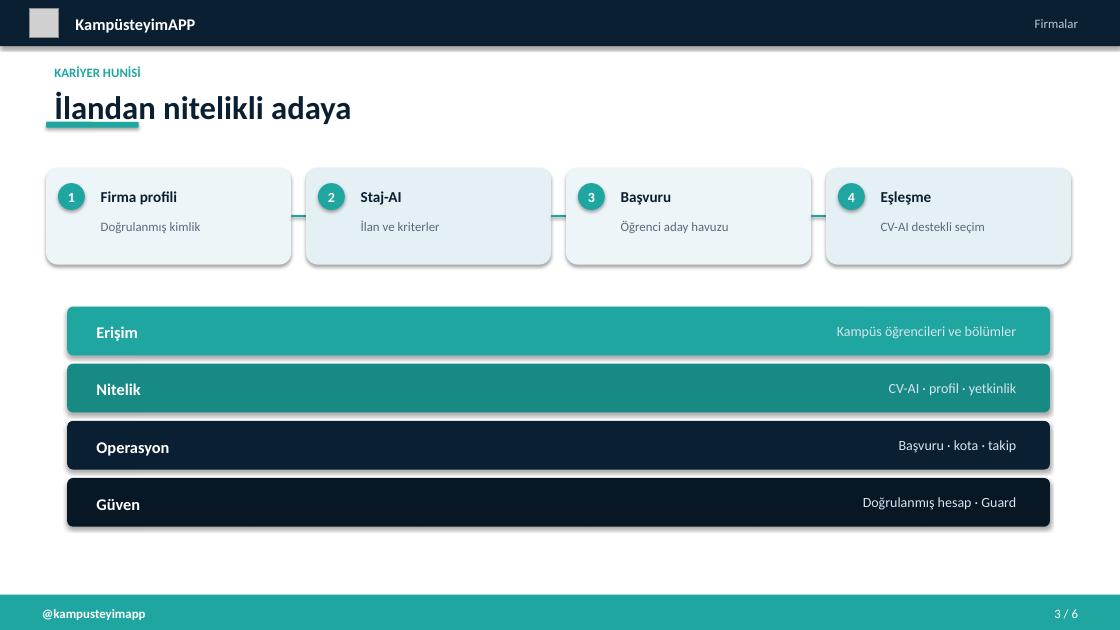
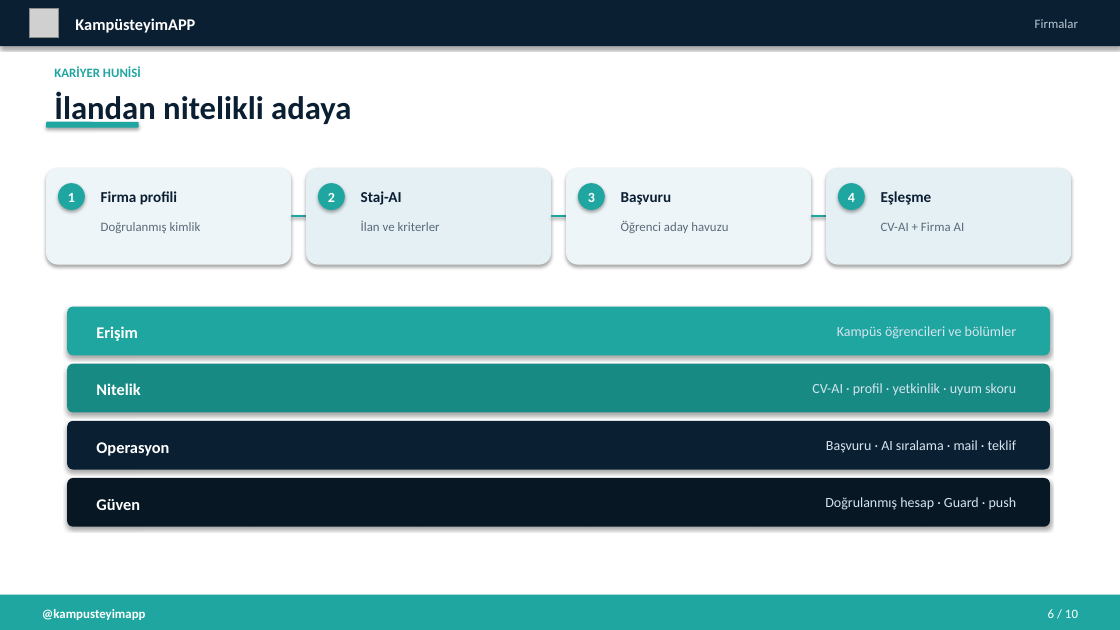
Before and after one commit to kyractlk/kampusteyim, a slide deck: slide 7 of docs/marketing/KampusteyimAPP_Firmalar_Sunumu.pptx (slide 4 before the commit). Drawn at 1120x630 pixels with LibreOffice and Linux fonts; fonts in the diff are those of the drawing; grey boxes stand for pictures. Boxes give left, top, right and bottom in pixels: in the first picture for what was removed or moved away, otherwise in the second. Text is boxed around its words. In the diff, an @@ line names an element or a change of style, - is before the commit and + after.

```diff
--- a/docs/marketing/KampusteyimAPP_Firmalar_Sunumu.pptx
+++ b/docs/marketing/KampusteyimAPP_Firmalar_Sunumu.pptx
@@ text at (x1=881, y1=222, x2=965, y2=231): text changed @@
-CV-AI destekli seçim
+CV-AI + Firma AI
@@ text at (x1=812, y1=383, x2=1016, y2=396): text changed @@
-CV-AI · profil · yetkinlik
+CV-AI · profil · yetkinlik · uyum skoru
@@ text at (x1=826, y1=440, x2=1017, y2=453): text changed @@
-Başvuru · kota · takip
+Başvuru · AI sıralama · mail · teklif
@@ text at (x1=825, y1=497, x2=1017, y2=510): text changed @@
-Doğrulanmış hesap · Guard
+Doğrulanmış hesap · Guard · push
@@ text at (x1=1048, y1=609, x2=1078, y2=618): text changed @@
-3 / 6
+6 / 10
```
Also in this commit, not shown: 6 other slides changed, 4 slides added, 41 other files.
